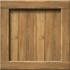
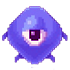
Layer changes from the first (70, 70) image to the second:
added layer "Layer 8" above "Layer 7" over [2, 6, 68, 70]
hid "Layer 5" over [0, 0, 70, 70]
removed layer "Background" over [0, 0, 70, 70]
